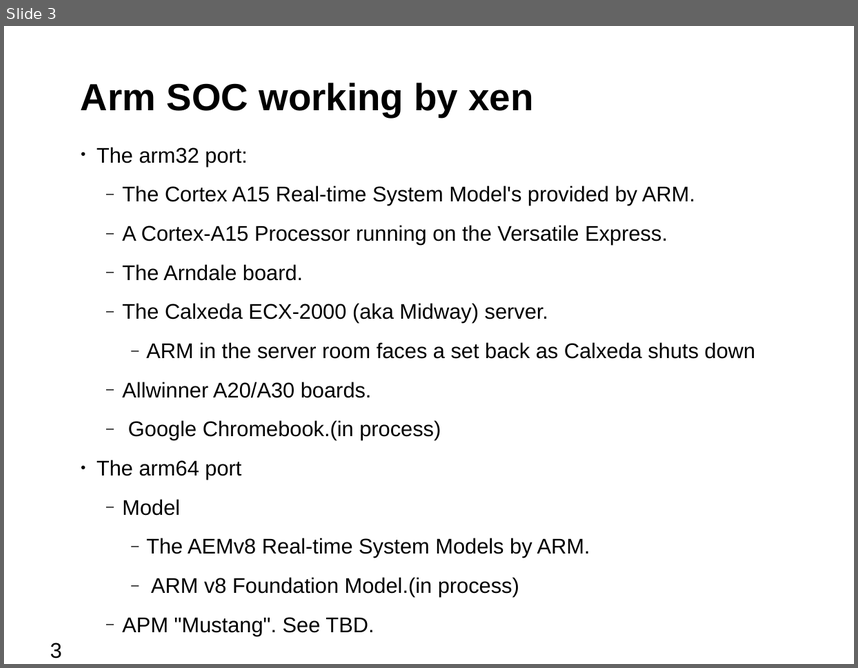
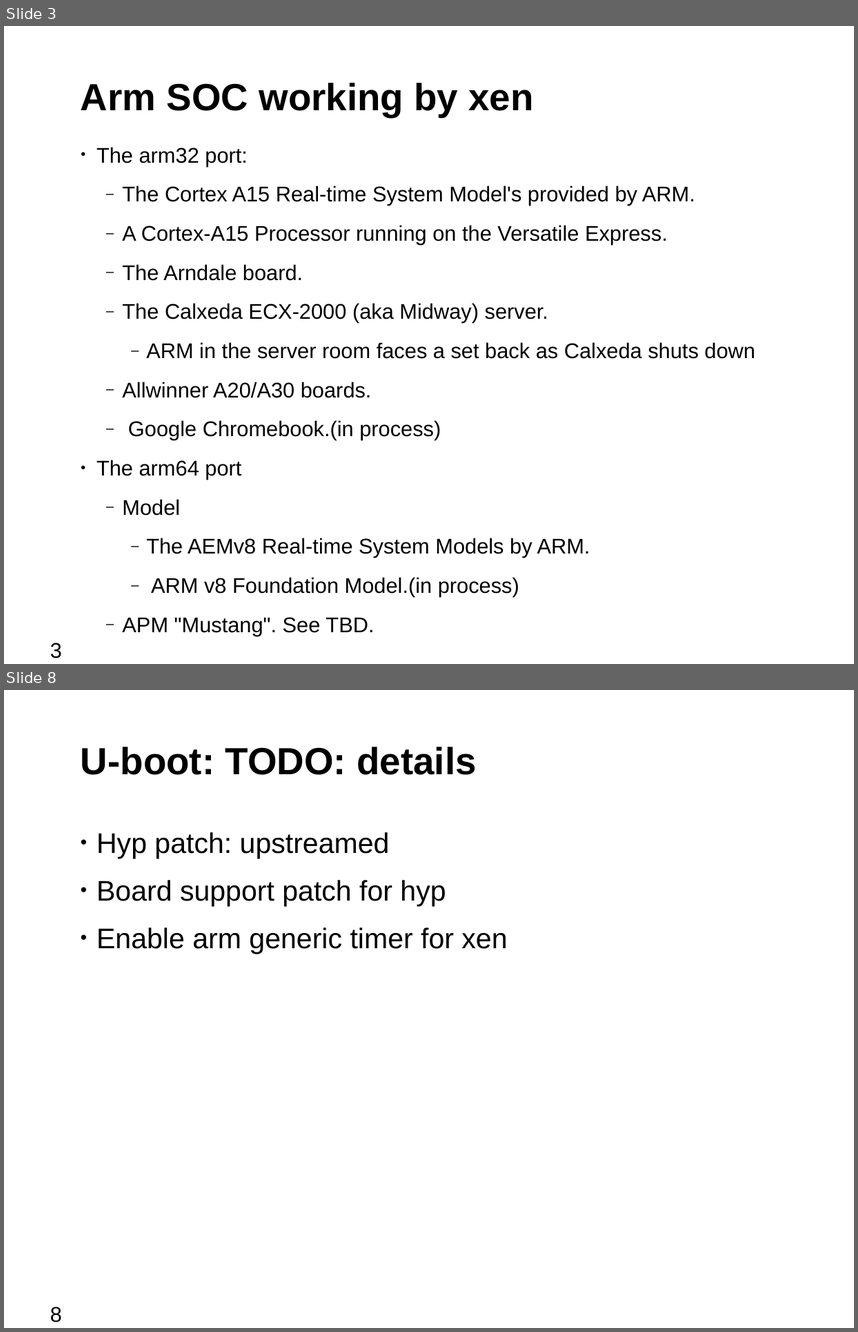
Before and after one commit to bjzhang/open_log, a slide deck: novell/community/ouros/xen_on_cubietruck.odp. Shown one above the other, each under a label of ours: slide 3 before the commit, slides 3 and 8 after it; the slides between them are not shown. The pictures are 858x668 and 858x1332 pixels, drawn with LibreOffice and Linux fonts; fonts in the diff are those of the drawing; background and template pictures are left out. Boxes give left, top, right and bottom in pixels: in the first picture for what was removed or moved away, otherwise in the second. Text is boxed around its words. In the diff, an @@ line names an element or a change of style, - is before the commit and + after.

```diff
--- a/novell/community/ouros/xen_on_cubietruck.odp
+++ b/novell/community/ouros/xen_on_cubietruck.odp
@@ slide 8 added at (4,690,854,1328), background #FFFFFF @@
@@ title added at (81,747,476,775), 32 pt, text #000000, bold @@
+U-boot: TODO: details
@@ text added at (96,832,507,954), 24 pt, text #000000 @@
+• Hyp patch: upstreamed
+• Board support patch for hyp
+• Enable arm generic timer for xen
@@ page number added at (50,1306,62,1322), 18 pt, text #000000 @@
+8
```
Also in this commit, not shown: 2 slides changed, 9 other slides added, 1 slide removed, 2 other files.
